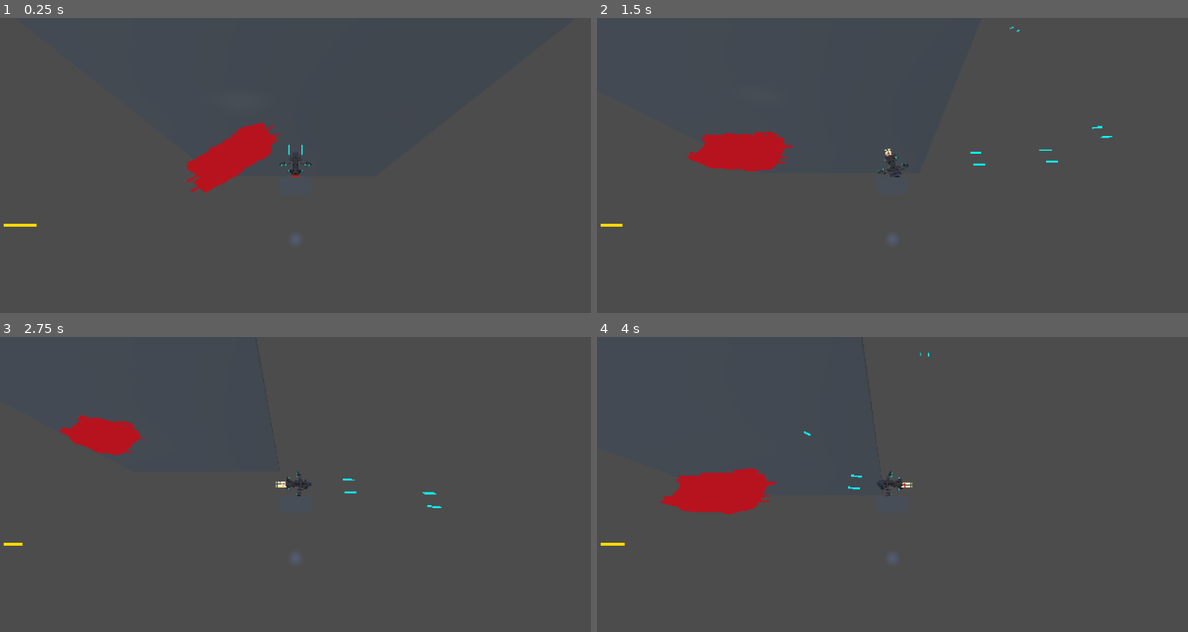
Above: before the commit, frames 1-4 (two rows, left to right).
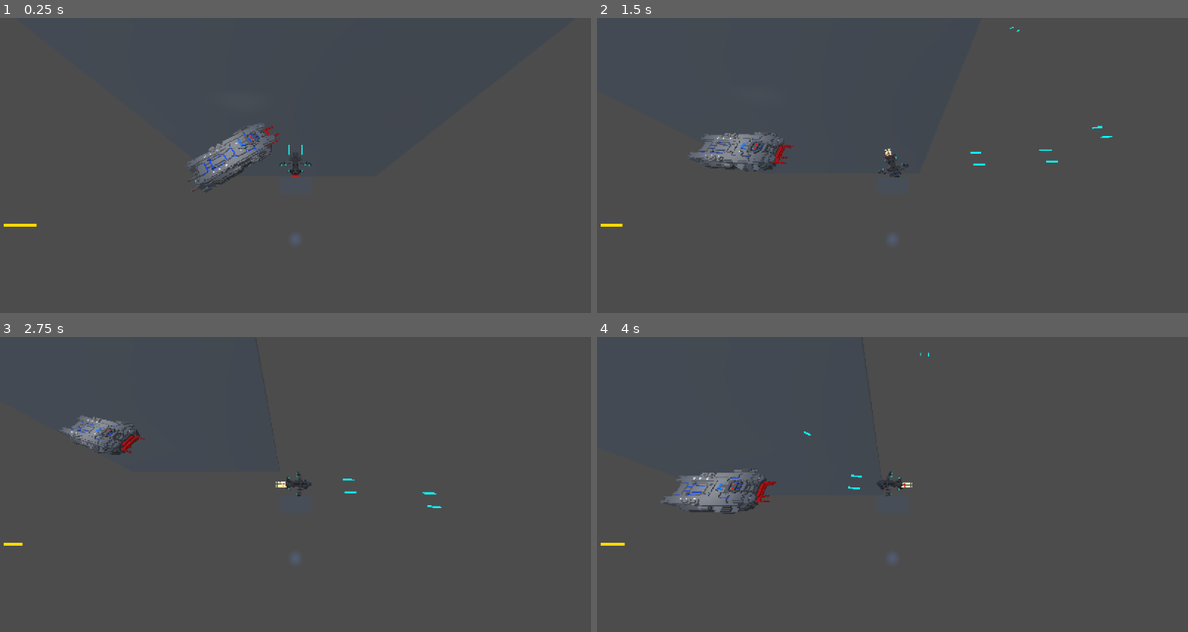
Above: after the commit, the same moments.

Repository: EvergreenSpock/Space-Survivors
Game: Godot game, scene res://Scenes/main_scene.tscn
The game is run twice, just before and just after one commit, with the same random seed, the same clock (stepped at 60 frames per second) and the same inputs. A sky picture missing from this copy of the repository is replaced by a grey-blue gradient.
Inputs (mouse positions are in pixels of both pictures, inside the frame that each line leads up to):
- Up to frame 1 (0.25 s): no input
- Up to frame 2 (1.5 s): move the mouse to (1022, 150) at 0.52 s; hold Right (move_right) 0.53-1.28 s; hold Shift (boost) 0.53-1.28 s; move the mouse to (774, 180) at 1.27 s; hold S (move_back) from 1.28 s (still down); click (774, 180) at 1.35 s
- Up to frame 3 (2.75 s): move the mouse to (354, 419) at 2.02 s; release S (move_back) at 2.03 s; hold Right (move_right) from 2.03 s (still down); hold Shift (boost) from 2.03 s (still down)
- Up to frame 4 (4 s): move the mouse to (862, 543) at 2.77 s; release Right (move_right) at 2.78 s; release Shift (boost) at 2.78 s; hold W (move_forward) 2.78-3.53 s; click (862, 543) at 2.85 s; move the mouse to (1069, 528) at 3.52 s; hold Left (move_left) from 3.53 s (still down); hold Shift (boost) from 3.53 s (still down)

The runs differ from the first frame. In frame 1, 1.8% of the frame differs, in the area x 31-48%, y 35-60%; in frame 2, 1.7%; in frame 3, 1.2%; in frame 4, 2.0%, in the area x 10-31%, y 44-60%.

Commit message:
non-broken code

Diff:
--- a/Scenes/enemy.gd
+++ b/Scenes/enemy.gd
@@ -8,10 +8,10 @@
 @onready var player = get_node("../Player")
 var can_fire := true
 
-func _ready() -> void:
-	var shader_mat := mesh.get_active_material(0) as ShaderMaterial
+#func _ready() -> void:
+	#var shader_mat := mesh.get_active_material(0) as ShaderMaterial
 	#if shader_mat and shader_mat.has_parameter("tex"):
-	shader_mat.set_shader_parameter("tex", preload("res://Package/Enemy_Warship/Warship.png"))
+	#shader_mat.set_shader_parameter("tex", preload("res://Package/Enemy_Warship/Warship.png"))
 func ai_get_direction():
 	return player.position - self.position
 func ai_move():
--- a/Scenes/enemy.tscn
+++ b/Scenes/enemy.tscn
@@ -1,21 +1,13 @@
-[gd_scene load_steps=7 format=3 uid="uid://cgp6fcnhlaaqu"]
+[gd_scene load_steps=5 format=3 uid="uid://cgp6fcnhlaaqu"]
 
 [ext_resource type="Script" uid="uid://dmbuov0xhbfo1" path="res://Scenes/enemy.gd" id="1_afpow"]
 [ext_resource type="ArrayMesh" uid="uid://b873xg7k0ya6j" path="res://Package/Enemy_Warship/WarShip.obj" id="1_hghv2"]
 [ext_resource type="Script" uid="uid://v4kqg6pdjofy" path="res://Scripts/spot_light.gd" id="2_1f0kj"]
-[ext_resource type="Shader" uid="uid://ckmmfw6k54jnn" path="res://Scenes/hit_flash.gdshader" id="2_287tu"]
 
 [sub_resource type="CapsuleShape3D" id="CapsuleShape3D_1f0kj"]
 margin = 0.1
 radius = 2.1
 height = 8.0
-
-[sub_resource type="ShaderMaterial" id="ShaderMaterial_0830c"]
-render_priority = 0
-shader = ExtResource("2_287tu")
-shader_parameter/base_color = Color(0.738975, 0, 0.0482122, 1)
-shader_parameter/flash_color = Color(0.593134, 0.593134, 0.593134, 1)
-shader_parameter/intensity = 0.146
 
 [node name="Enemy" type="CharacterBody3D"]
 script = ExtResource("1_afpow")
@@ -27,7 +19,6 @@
 [node name="ShipMesh" type="MeshInstance3D" parent="."]
 transform = Transform3D(2, 0, 0, 0, 2, 0, 0, 0, 2, 0, 0, 0)
 layers = 4
-material_override = SubResource("ShaderMaterial_0830c")
 gi_mode = 0
 mesh = ExtResource("1_hghv2")
 
--- a/Scripts/ship.gd
+++ b/Scripts/ship.gd
@@ -27,7 +27,7 @@
 		health = max(health - remaining, 0)
 
 	# Visual feedback always
-	flash_damage()
+	#flash_damage()
 
 
 	print("Ship took ", amount, " damage! Remaining health: ", health)
@@ -38,15 +38,15 @@
 	if health == 0:
 		queue_free()
 
-func flash_damage():
-	if not mesh:
-		return
-
-	var shader_material := mesh.get_active_material(0) as ShaderMaterial
-	if shader_material:
-		shader_material.set_shader_parameter("intensity", 0.8)
-		await get_tree().create_timer(0.8).timeout
-		shader_material.set_shader_parameter("intensity", 0.0)
+#func flash_damage():
+	#if not mesh:
+		#return
+#
+	#var shader_material := mesh.get_active_material(0) as ShaderMaterial
+	#if shader_material:
+		#shader_material.set_shader_parameter("intensity", 0.8)
+		#await get_tree().create_timer(0.8).timeout
+		#shader_material.set_shader_parameter("intensity", 0.0)
 
 func emit_stats() -> void:
 	stats_changed.emit(health, max_health, shield, max_shield)
